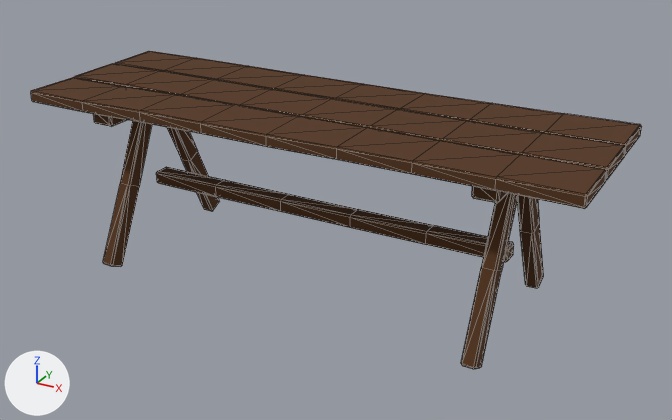
Renders of the glTF model godot/assets/props/modelle/tisch_lang.glb from each side of a commit.
One viewpoint serves both versions: a camera (50 mm lens) standing at (1.81, -3.15, 1.89) and looking at (0.07, 0.01, 0.31). Every picture has the same lights, and +X, +Y and +Z are marked at lower left. The older version comes first. Mesh edges are drawn as thin lines. Vertices at exactly the same position are counted once.

The first picture shows 'tisch_lang'.
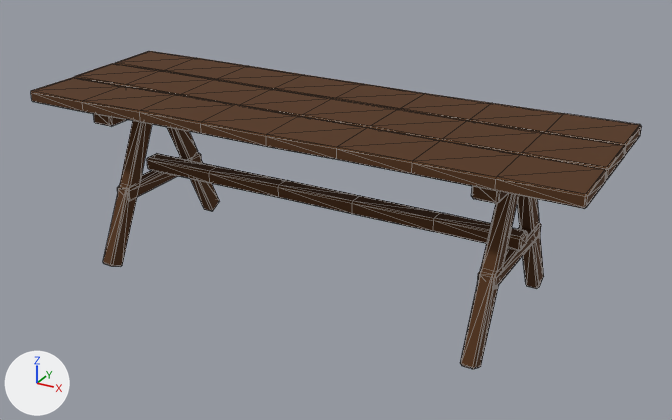
Patch to the scene script:
```diff
--- a/godot/assets/props/modelle/tisch_lang.glb.py
+++ b/godot/assets/props/modelle/tisch_lang.glb.py
@@ me_tisch_lang @@
 # used by ob_tisch_lang; location = (0.0, 0.0, 0.0)
-me_tisch_lang.from_pydata(...)  # 488 vertices, 936 faces; spans x -1.2..1.2, y -0.41..0.41, z -0.02..0.76
+me_tisch_lang.from_pydata(...)  # 536 vertices, 1024 faces; spans x -1.2..1.2, y -0.41..0.41, z -0.02..0.76
+# me_tisch_lang part 1: the loose piece of 56 vertices spanning x -0.85..0.85, y -0.04..0.04, z 0.27..0.33 is scaled about its middle by (1.06, 1, 0.995), then moved by (0.0, 0.0, 0.06)
+# me_tisch_lang part 2: a new loose piece of 24 vertices spanning x -0.89..-0.81, y -0.27..0.27, z 0.27..0.33, in mat_holz (brown #533216)
+# me_tisch_lang part 3: a new loose piece of 24 vertices spanning x 0.81..0.89, y -0.27..0.27, z 0.27..0.33, in mat_holz (brown #533216)
+# me_tisch_lang part 4
+# 5 vertices are removed from x 0.82..0.87, y 0.03..0.19, z 0.31..0.67
+# 24 faces are deleted
+# 2 vertices move within x 0.83..0.87, y 0.03, z 0.64
+# 5 vertices are added at (0.82, 0.09, 0.66), (0.83, 0.18, 0.31), (0.87, 0.18, 0.31), (0.83, 0.03, 0.63), (0.87, 0.03, 0.63)
+# 24 new faces join them
 me_tisch_lang.materials.append(mat_holz)
```

Pixel boxes [x1, y1, x2, y2] of what changed, in the pictures (672 x 420 px; the box of a moved part takes in the faces that stretch with it):
part 1 of me_tisch_lang, moved or reshaped: before [156, 167, 514, 262]; after [147, 153, 528, 251]
part 2 of me_tisch_lang, added (brown): after [117, 153, 202, 200]
part 3 of me_tisch_lang, added: after [478, 223, 541, 289]
part 4 of me_tisch_lang, moved or reshaped: before [517, 195, 539, 288]; after [517, 196, 539, 289]
